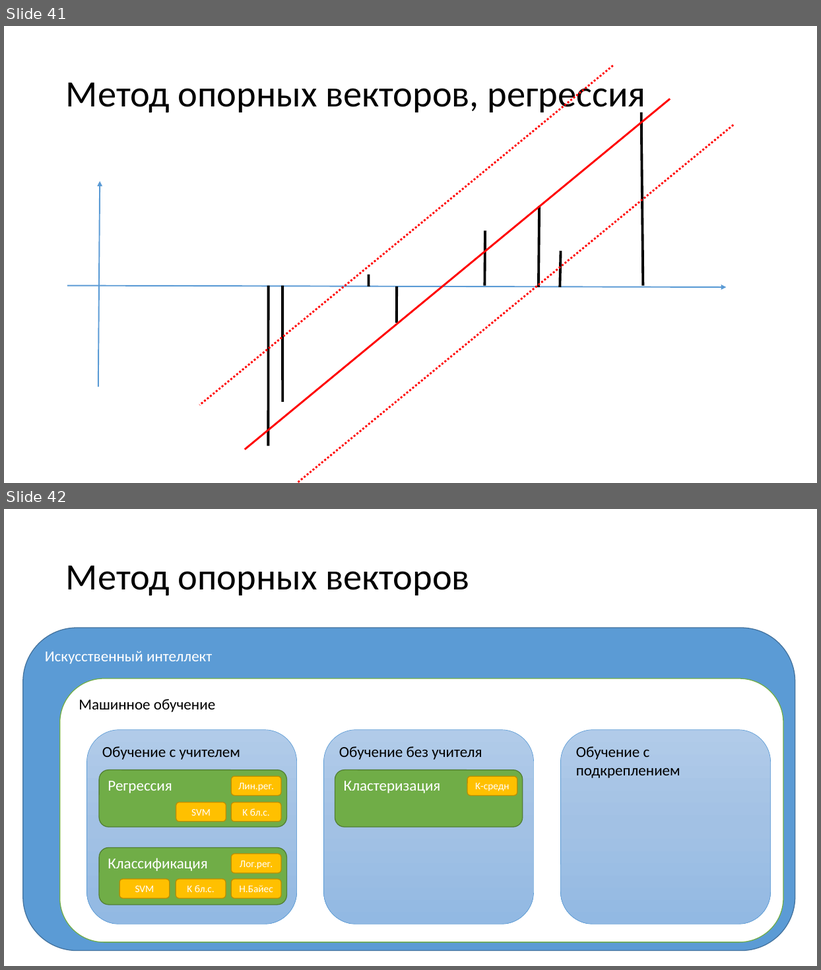
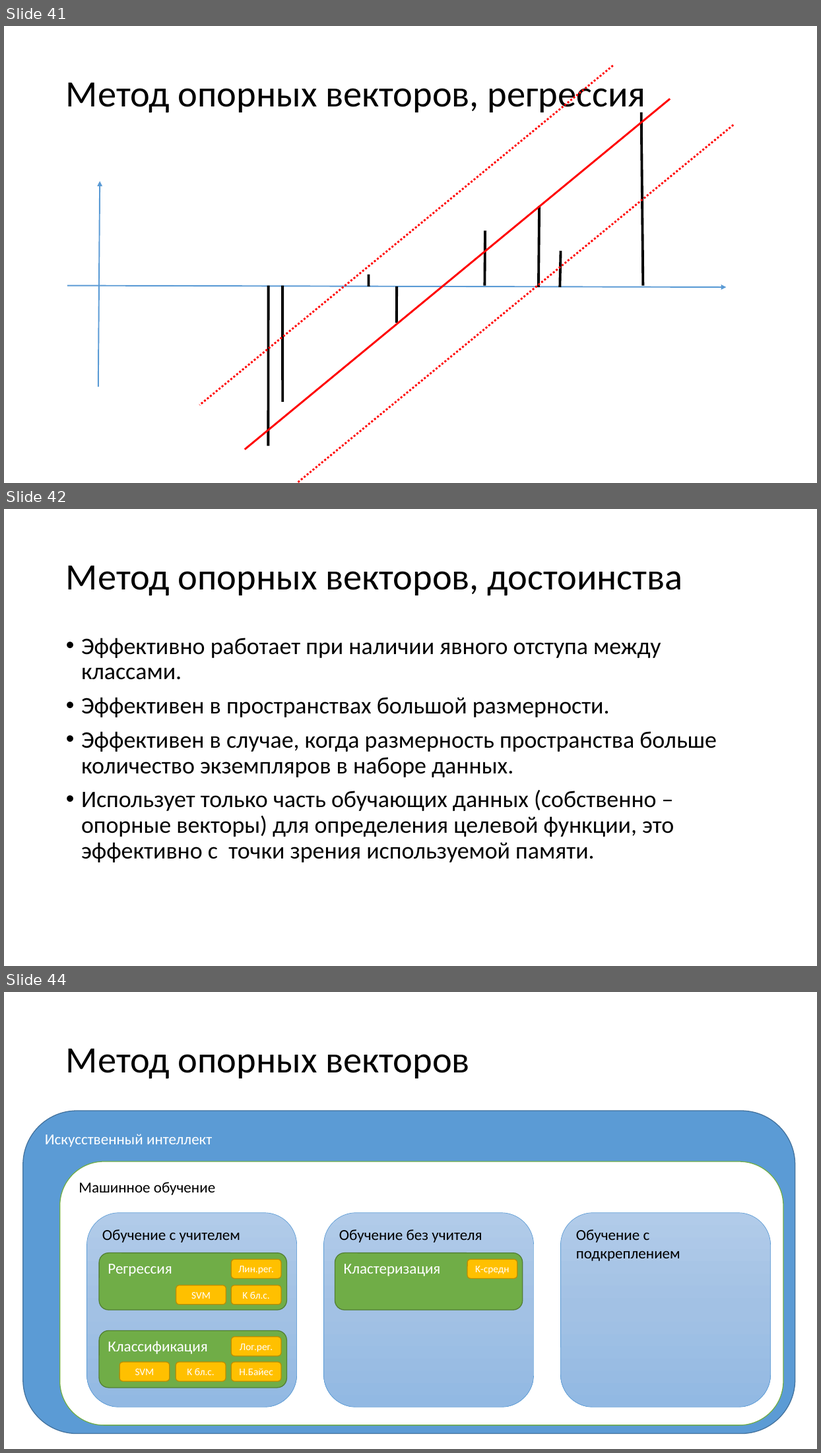
Before and after one commit to mosalov/AI_main_lectures, a slide deck: Лекция 7 10_02_2021.pptx. Shown one above the other, each under a label of ours: slides 41 and 42 before the commit, slides 41, 42 and 44 after it; the slides between them are not shown. The pictures are 821x970 and 821x1453 pixels, drawn with LibreOffice and Linux fonts; fonts in the diff are those of the drawing. Boxes give left, top, right and bottom in pixels: in the first picture for what was removed or moved away, otherwise in the second. Text is boxed around its words. In the diff, an @@ line names an element or a change of style, - is before the commit and + after.

```diff
--- a/Лекция 7 10_02_2021.pptx
+++ b/Лекция 7 10_02_2021.pptx
@@ slide 42 added at <box>4,509,817,966</box>, background #FFFFFF @@
@@ title added at <box>66,565,683,596</box>, 44 pt, text #000000 @@
+Метод опорных векторов, достоинства
@@ text added at <box>81,638,717,863</box>, 28 pt, text #000000 @@
+• Эффективно работает при наличии явного отступа между классами.
+• Эффективен в пространствах большой размерности.
+• Эффективен в случае, когда размерность пространства больше количество экземпляров в наборе данных.
+• Использует только часть обучающих данных (собственно – опорные векторы) для определения целевой функции, это эффективно с точки зрения используемой памяти.
@@ what was slide 42 is now slide 44 @@
```
Also in this commit, not shown: 1 other slide added, 6 other files.
